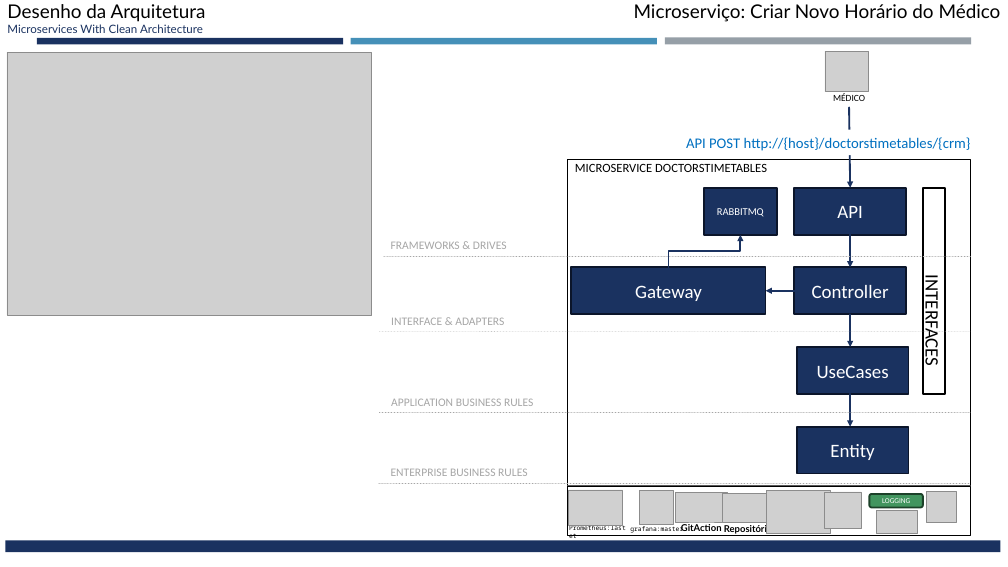
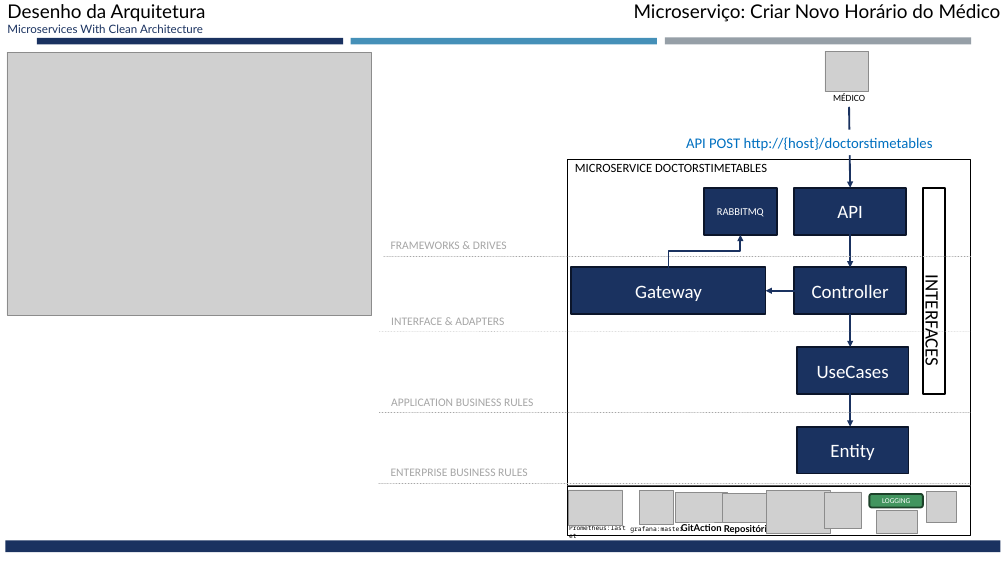
Before and after one commit to codes-and-technology/medico, a slide deck: slide 12 of docs/Desenho da Solução Hackathon - Fase 5 v1.pptx. Drawn at 1008x567 pixels with LibreOffice and Linux fonts; fonts in the diff are those of the drawing; grey boxes stand for pictures. Boxes give left, top, right and bottom in pixels: in the first picture for what was removed or moved away, otherwise in the second. Text is boxed around its words. In the diff, an @@ line names an element or a change of style, - is before the commit and + after.

```diff
--- a/docs/Desenho da Solução Hackathon - Fase 5 v1.pptx
+++ b/docs/Desenho da Solução Hackathon - Fase 5 v1.pptx
@@ text at <box>686,137,933,151</box>: text changed @@
-API POST http://{host}/doctorstimetables/{crm}
+API POST http://{host}/doctorstimetables
```
Also in this commit, not shown: 6 other slides changed.
